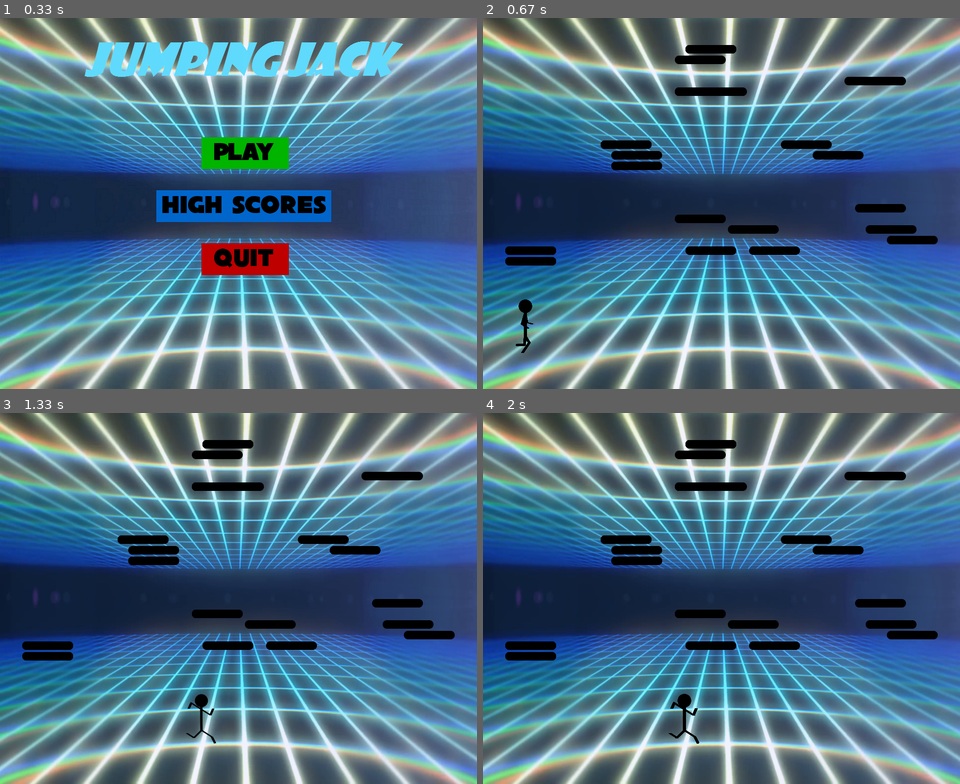
Above: before the commit, frames 1-4 (two rows, left to right).
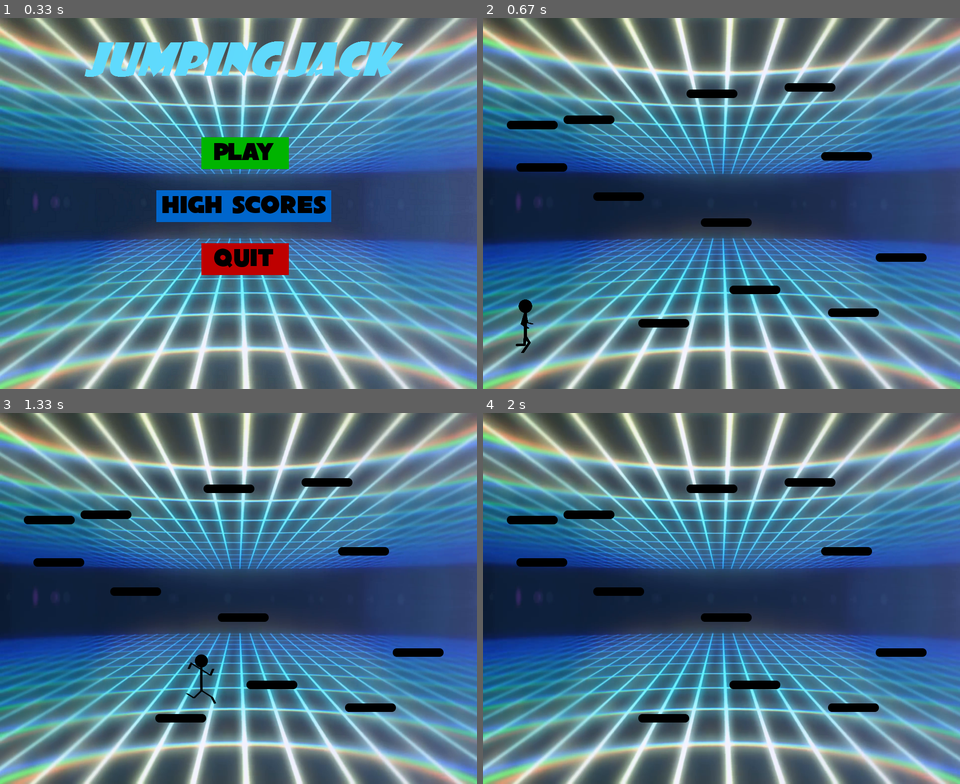
Above: after the commit, the same moments.

Repository: FIS-XI-2020/JumpingJack
Game: pygame game, started from jj_pygame.py
Same seed, same stepped clock (60 frames per second), same inputs: the game is played once before the commit and once after it.
Inputs (mouse positions are in pixels of both pictures, inside the frame that each line leads up to):
- Up to frame 1 (0.33 s): no input
- Up to frame 2 (0.67 s): click "Play" at 0.42 s
- Up to frame 3 (1.33 s): hold Right 0.67-1.13 s; move the mouse to (391, 587) at 0.7 s; hold Up from 1.17 s (still down)
- Up to frame 4 (2 s): release Up at 1.47 s

Frame 1 is identical in both runs. In frame 2, 6.4% of the frame differs, in the area x 4-96%, y 7-84%; in frame 3, 6.8%, in the area x 4-96%, y 7-90%; in frame 4, 6.6%.

Commit message:
Update jj_pygame.py

Diff:
--- a/jj_pygame.py
+++ b/jj_pygame.py
@@ -81,17 +81,22 @@
         pygame.display.update()
         clock.tick(15)
 
-platform_coord = []
+platform_coord = [(291, 567), (463, 504), (649, 547), (739, 443), (409, 377), (206, 328), (61, 273), (43, 193), (150, 183), (382, 134), (567, 122), (636, 252)]
 
-while len(platform_coord)<30:
-    px=random.randrange(20, 800, 20)
-    py=random.randrange(30, 550, 20)
+"""while len(platform_coord)<30:
+    px=random.randint(20, 800)
+    py=random.randint(30, 550)
     if len(platform_coord)>=1:
+        isgood=True
         for j in platform_coord:
-            if (abs(j[0]-px) in range(120, 220)) and (abs(j[1]-py) in range(120, 200)):
-                platform_coord.append((px, py))
+            if not ((abs(j[0]-px) in range(60,140)) and (abs(j[1]-py) in range(60, 140))):
+                isgood=False
+                break
+        if isgood:
+            platform_coord.append((px, py))
     else:
         platform_coord.append((px, py))
+    print(px, py, platform_coord)"""
 
 def redraw():
     bg = pygame.image.load("res/bg_game.png")
@@ -142,7 +147,7 @@
                 direction="jumping_left"
 
         elif key[K_UP]:
-            velocity=25
+            velocity=35
             iskeyright=False
             iskeyleft=False
             for event in pygame.event.get():
@@ -151,7 +156,7 @@
                         iskeyright = True
                     elif event.key==K_LEFT:
                         iskeyleft = True
-            for i in range(0, 9):
+            for i in range(0, 20):
                 velocity-=5
                 y-=velocity
                 for event in pygame.event.get():
@@ -162,13 +167,24 @@
                             iskeyleft = True
 
                 if x<=760 and iskeyright:
-                    x+=7
+                    x+=15
                 elif x>=50 and iskeyleft:
                     direction="jumping_left"
-                    x-=7
+                    x-=15
                 redraw()
                 window.blit(stickman, (x,y))
                 pygame.display.flip()
+
+                onplatform=False
+
+                for i in platform_coord:
+                    print(x, y+94, i[0], i[1])
+                    if (y+94 == i[1]) and (x in range(i[0], i[0]+100)):
+                        onplatform=True
+                        break
+
+                if onplatform:
+                    break
 
         pygame.display.flip()
 
